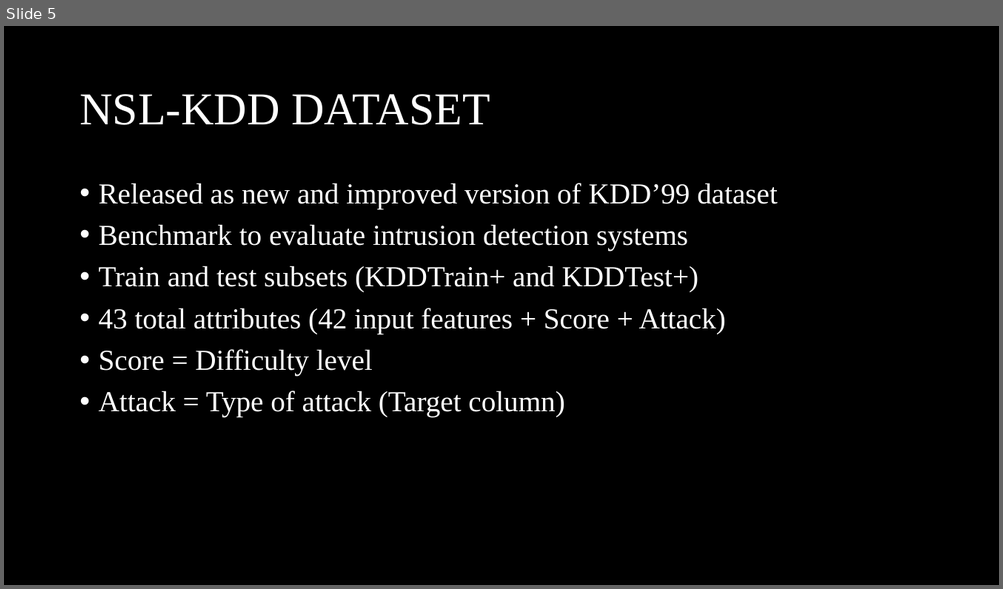
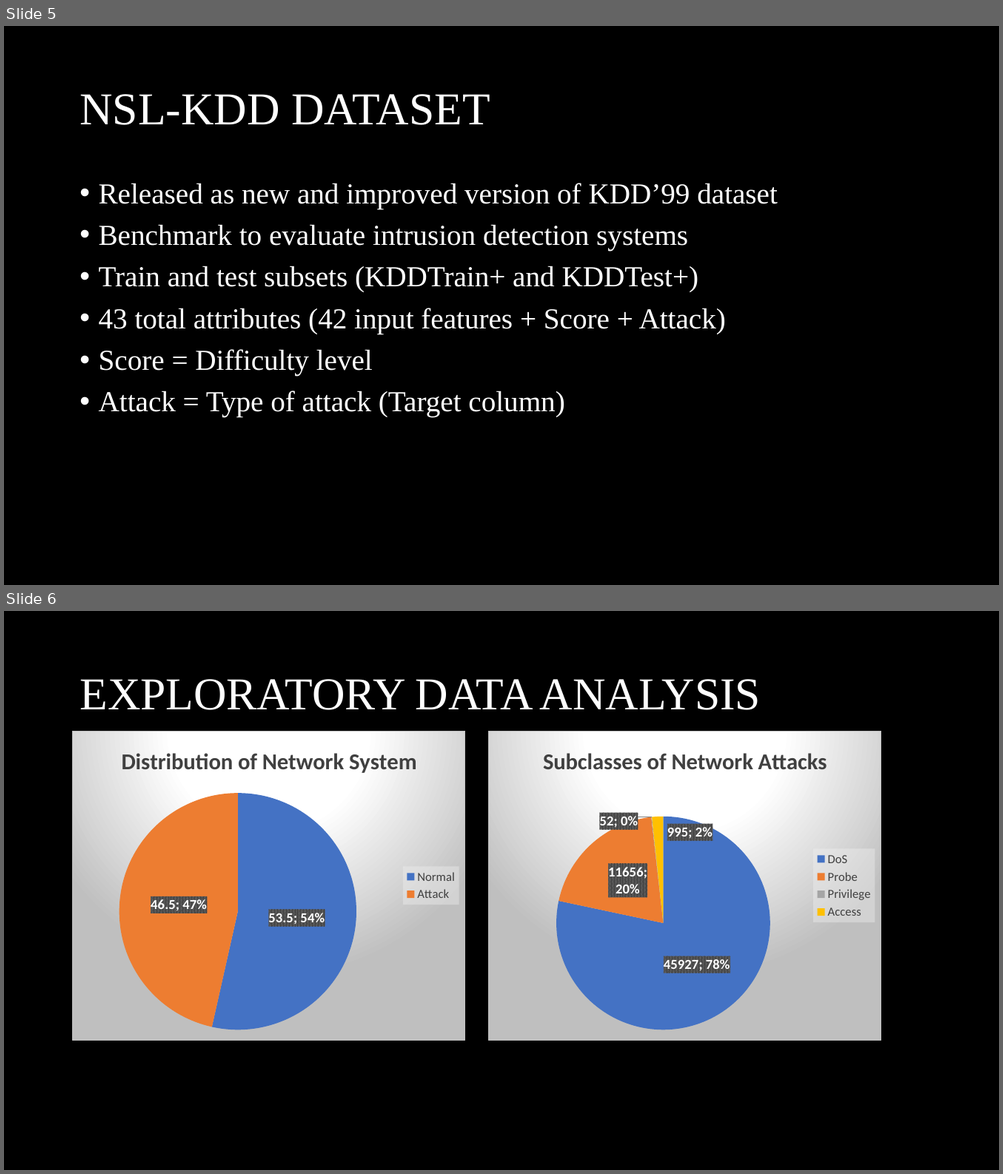
Before and after one commit to rojinadeuja/NSL-KDD-Network-Security, a slide deck: NSL_KDD_Network_Security_Analysis.pptx. Shown one above the other, each under a label of ours: slide 5 before the commit, slides 5 and 6 after it. The pictures are 1003x589 and 1003x1174 pixels, drawn with LibreOffice and Linux fonts; fonts in the diff are those of the drawing. Boxes give left, top, right and bottom in pixels: in the first picture for what was removed or moved away, otherwise in the second. Text is boxed around its words. In the diff, an @@ line names an element or a change of style, - is before the commit and + after.

```diff
--- a/NSL_KDD_Network_Security_Analysis.pptx
+++ b/NSL_KDD_Network_Security_Analysis.pptx
@@ slide 6 added at box(4, 611, 999, 1170), background #000000 @@
@@ title added at box(79, 679, 760, 710), 44 pt, text #FFFFFF @@
+EXPLORATORY DATA ANALYSIS
@@ pie chart added at box(73, 731, 466, 1042) @@
+title "Distribution of Network System "
+categories: Normal, Attack
+Series 1: 53.5, 46.5
@@ pie chart added at box(488, 731, 882, 1042) @@
+title "Subclasses of Network Attacks "
+categories: DoS, Probe, Privilege, Access
+Series 1: 45927, 11656, 52, 995
```
Also in this commit, not shown: 1 slide changed, 1 other slide added.
